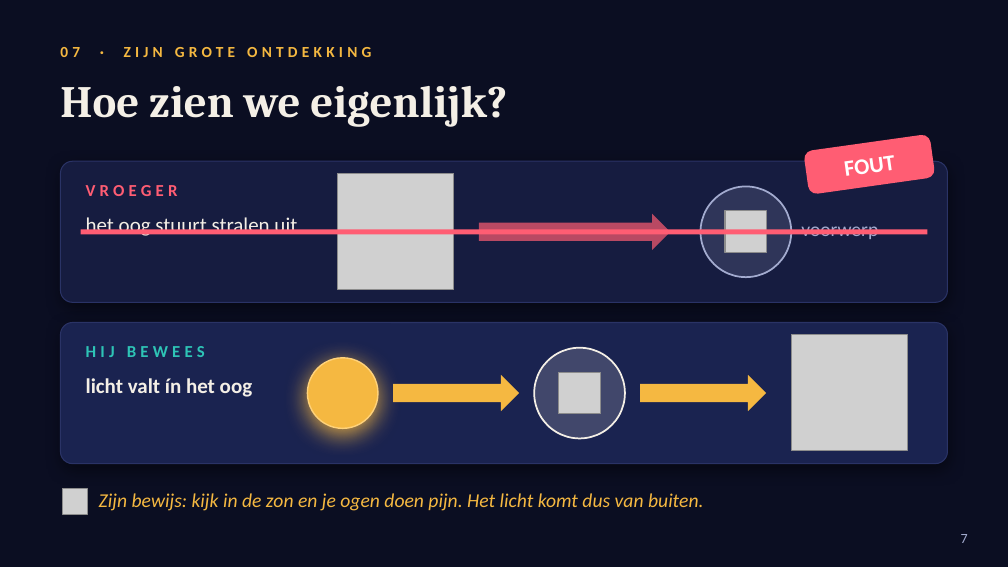
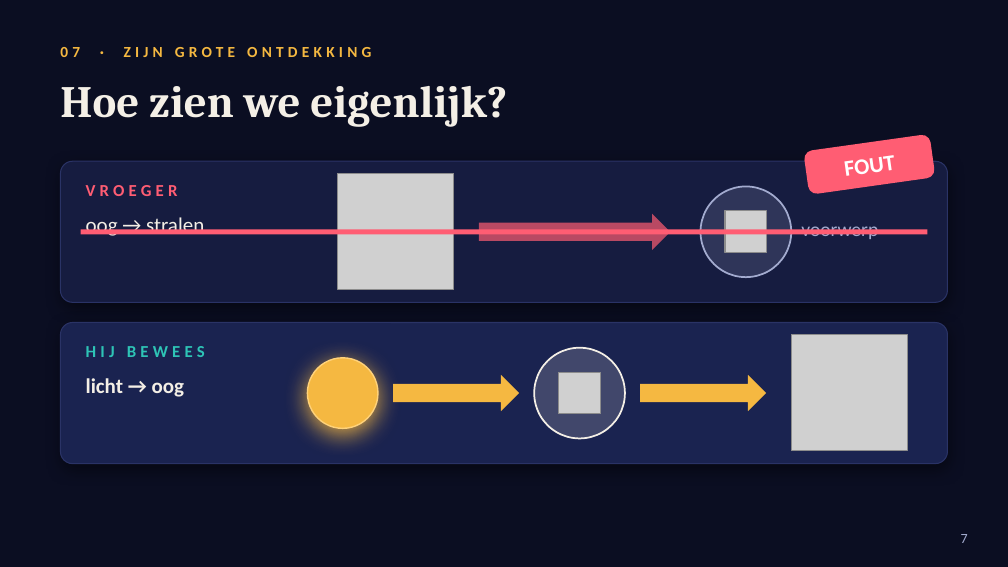
Before and after one commit to riseecom911-sketch/claudemaxxxxxxx, a slide deck: slide 7 of output/Ibn_al-Haytham_animated.pptx. Drawn at 1008x567 pixels with LibreOffice and Linux fonts; fonts in the diff are those of the drawing; grey boxes stand for pictures; background and template pictures are left out. Boxes give left, top, right and bottom in pixels: in the first picture for what was removed or moved away, otherwise in the second. Text is boxed around its words. In the diff, an @@ line names an element or a change of style, - is before the commit and + after.

```diff
--- a/output/Ibn_al-Haytham_animated.pptx
+++ b/output/Ibn_al-Haytham_animated.pptx
@@ text at (86, 217, 204, 236): text changed @@
-het oog stuurt stralen uit
+oog → stralen
@@ text at (86, 378, 185, 397): text changed @@
-licht valt ín het oog
+licht → oog
@@ picture removed at (62, 489, 88, 514) @@
@@ text removed at (99, 493, 703, 511) @@
-Zijn bewijs: kijk in de zon en je ogen doen pijn. Het licht komt dus van buiten.
```
Also in this commit, not shown: 13 other slides changed.
